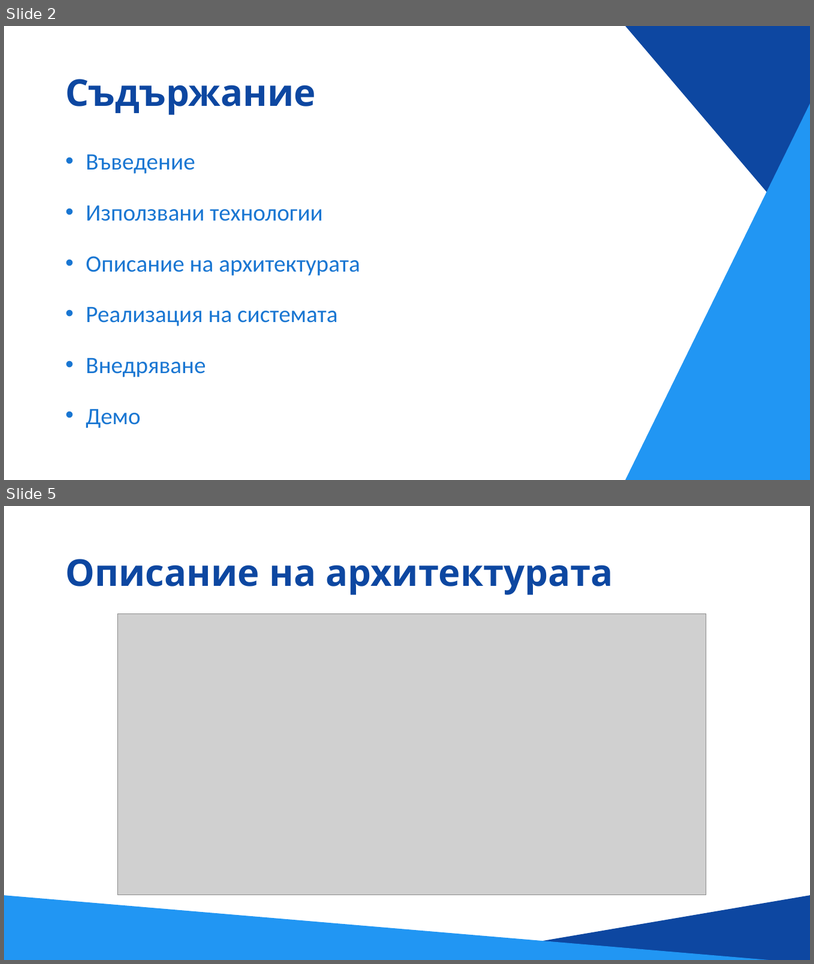
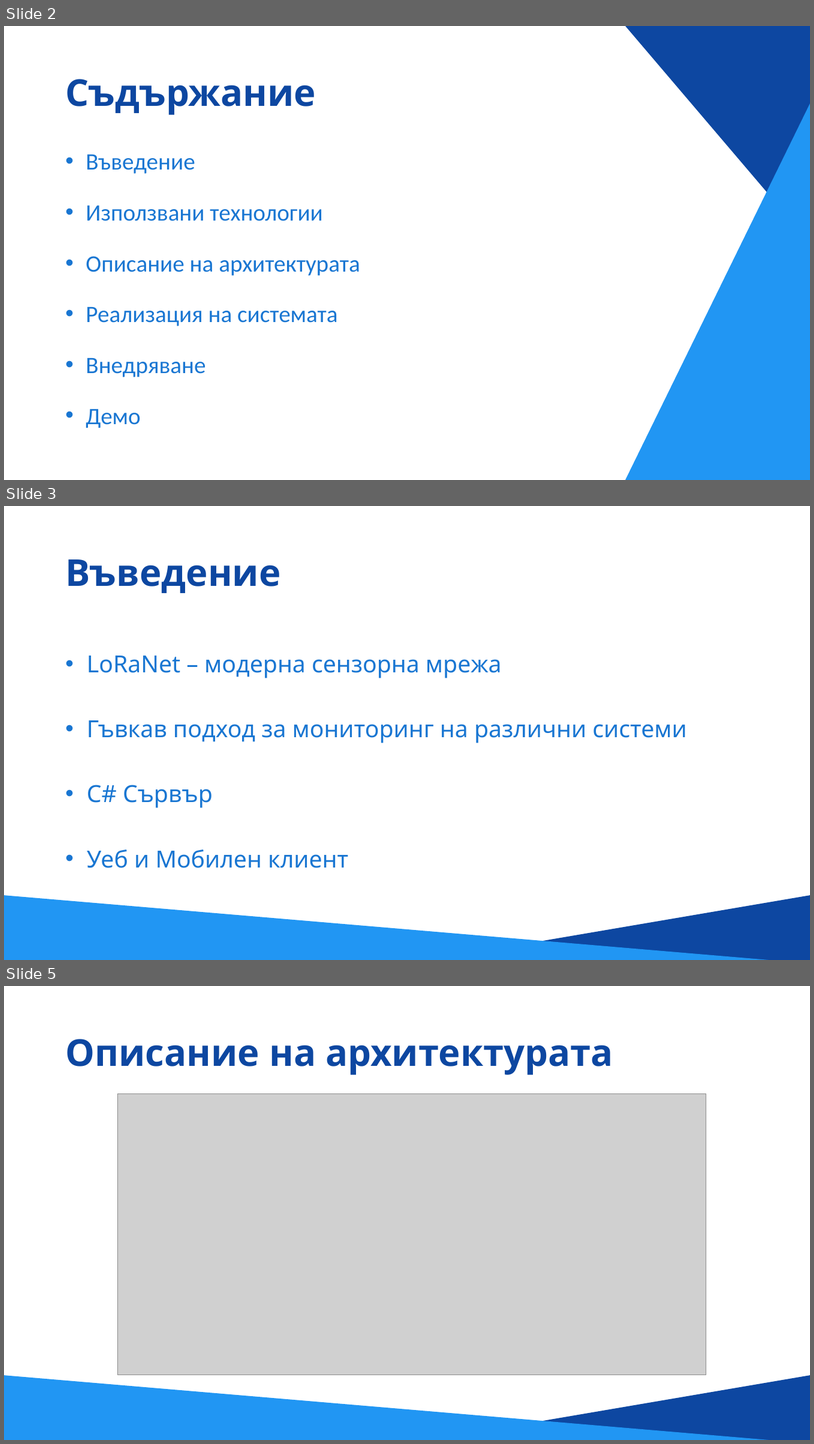
Before and after one commit to NikolaTotev/LoRa_Sensor_Network, a slide deck: Documentation/LoRa_Sensor_Network_Presentation.pptx. Shown one above the other, each under a label of ours: slides 2 and 5 before the commit, slides 2, 3 and 5 after it; the slides between them are not shown. The pictures are 814x964 and 814x1444 pixels, drawn with LibreOffice and Linux fonts; fonts in the diff are those of the drawing; grey boxes stand for pictures. Boxes give left, top, right and bottom in pixels: in the first picture for what was removed or moved away, otherwise in the second. Text is boxed around its words. In the diff, an @@ line names an element or a change of style, - is before the commit and + after.

```diff
--- a/Documentation/LoRa_Sensor_Network_Presentation.pptx
+++ b/Documentation/LoRa_Sensor_Network_Presentation.pptx
@@ slide 3 added at (4, 506, 810, 960), background #FFFFFF; not listed: 2 template elements that a slide beside it also shows @@
@@ title added at (65, 559, 281, 593), 44 pt, text #0D47A1, bold @@
+Въведение
@@ text added at (87, 655, 687, 868), 28 pt, text #1976D2 @@
+• LoRaNet – модерна сензорна мрежа
+• Гъвкав подход за мониторинг на различни системи
+• C# Сървър
+• Уеб и Мобилен клиент
```
Also in this commit, not shown: 7 slides changed, 3 other slides added, 3 slides removed.
